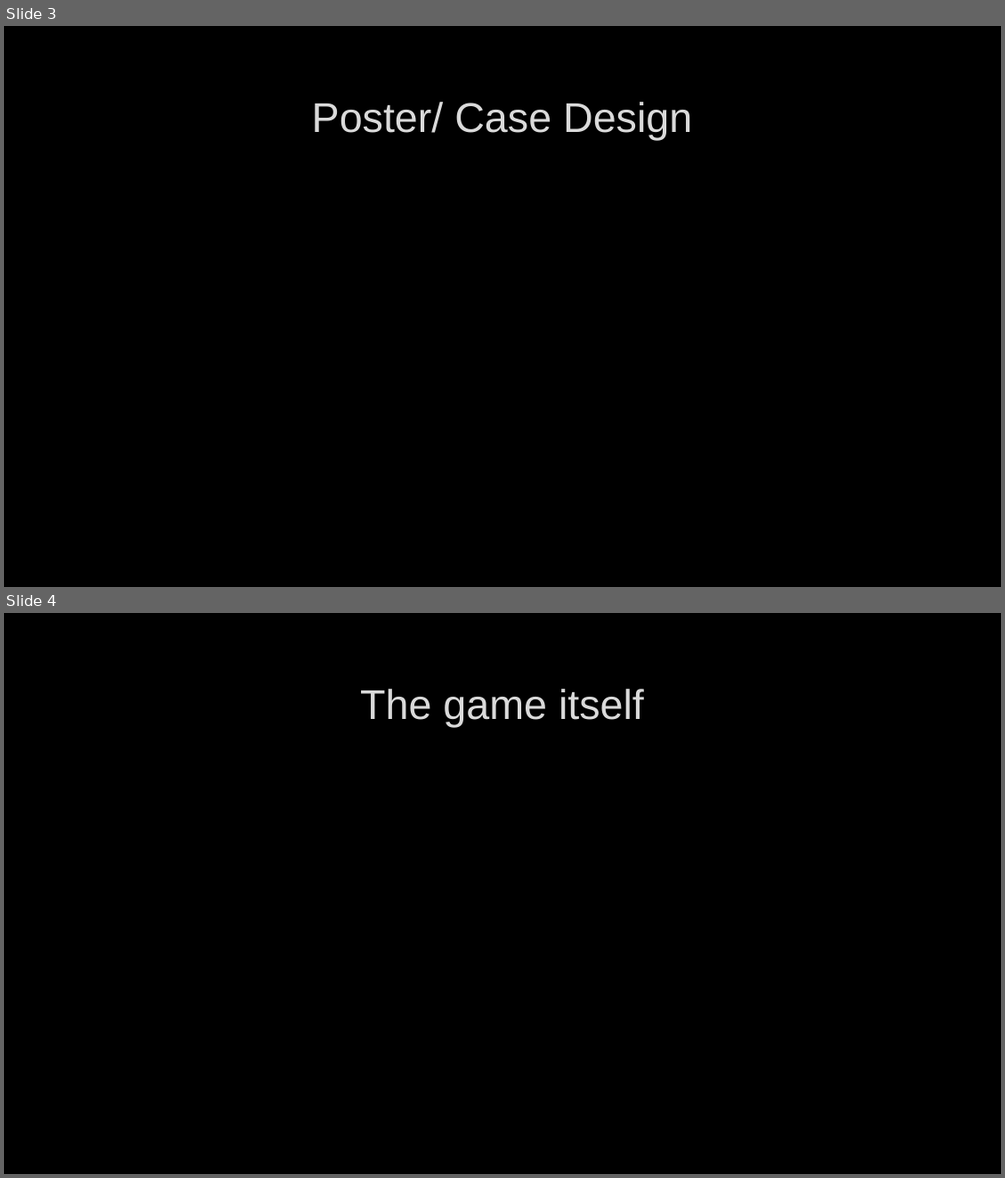
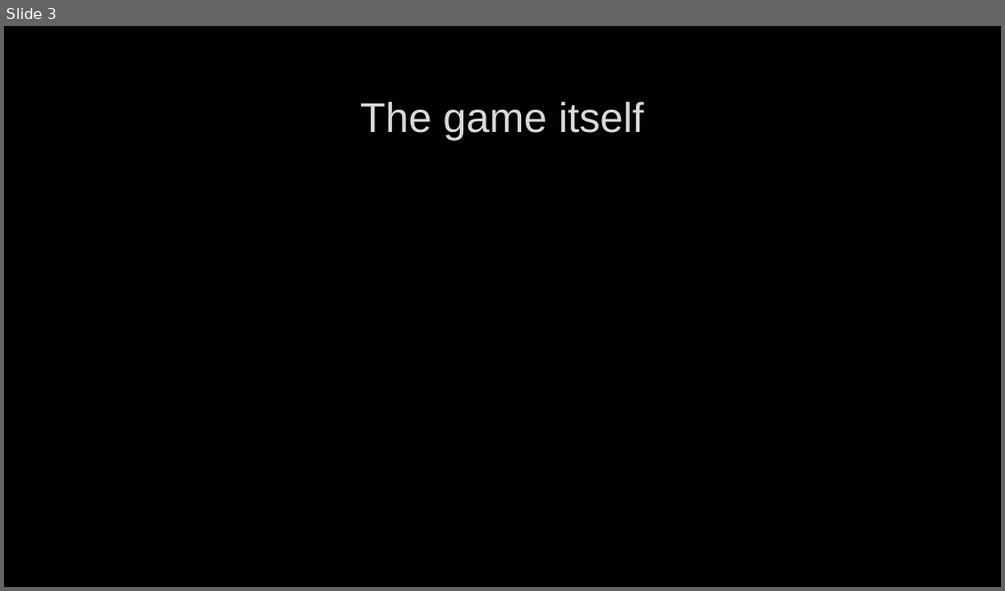
Before and after one commit to GlynLeine/lift-off, a slide deck: Presentations/MugShot Final Pitch.pptx. Shown one above the other, each under a label of ours: slides 3 and 4 before the commit, slide 3 after it. The pictures are 1005x1178 and 1005x591 pixels, drawn with LibreOffice and Linux fonts; fonts in the diff are those of the drawing; background and template pictures are left out. Boxes give left, top, right and bottom in pixels: in the first picture for what was removed or moved away, otherwise in the second. Text is boxed around its words. In the diff, an @@ line names an element or a change of style, - is before the commit and + after.

```diff
--- a/Presentations/MugShot Final Pitch.pptx
+++ b/Presentations/MugShot Final Pitch.pptx
@@ slide 3 removed at bbox=[4, 26, 1001, 587], background picture (left out) @@
@@ title removed at bbox=[312, 102, 692, 140] @@
-Poster/ Case Design
@@ what was slide 4 is now slide 3 @@
```
Also in this commit, not shown: 5 slides changed, 2 slides added, 2 other slides removed, 1 other file.
